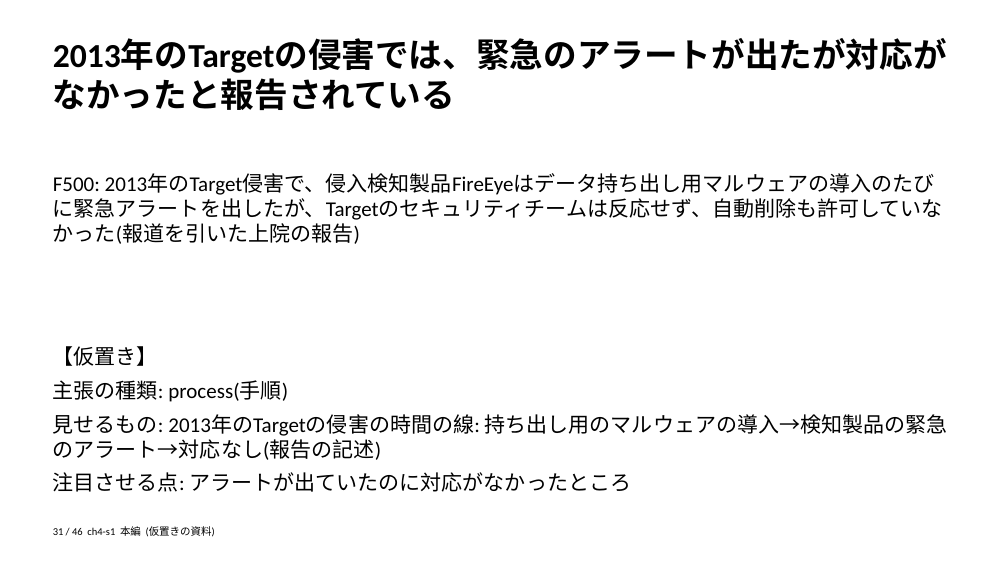
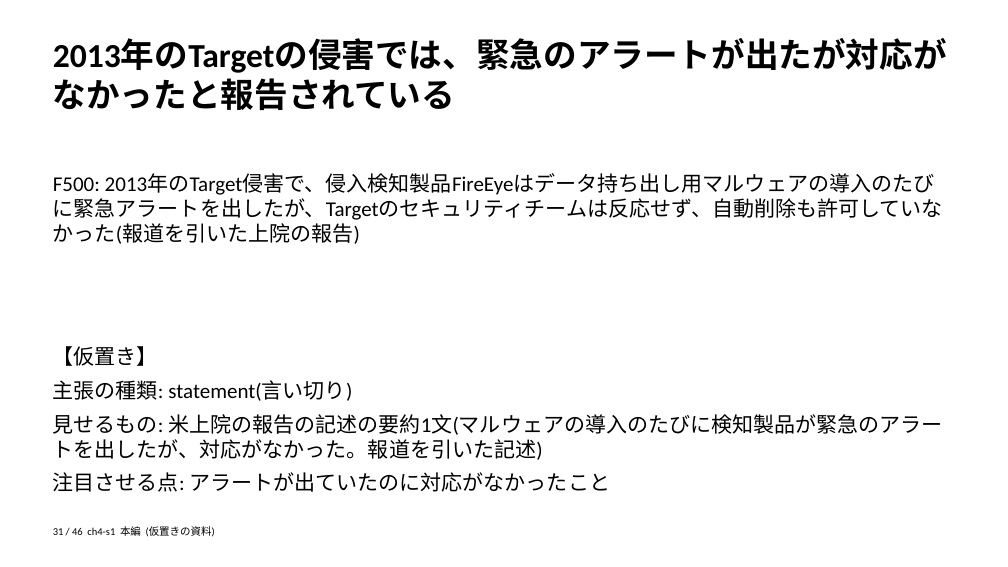
Before and after one commit to zyuuryuu/PPTX-Planner, a slide deck: slide 31 of trial/deck/preview/placeholder.pptx. Drawn at 1008x567 pixels with LibreOffice and Linux fonts; fonts in the diff are those of the drawing. Boxes give left, top, right and bottom in pixels: in the first picture for what was removed or moved away, otherwise in the second. Text is boxed around its words. In the diff, an @@ line names an element or a change of style, - is before the commit and + after.

```diff
--- a/trial/deck/preview/placeholder.pptx
+++ b/trial/deck/preview/placeholder.pptx
@@ text at (x1=53, y1=380, x2=943, y2=492): text changed @@
-主張の種類: process(手順)
-見せるもの: 2013年のTargetの侵害の時間の線: 持ち出し用のマルウェアの導入→検知製品の緊急のアラート→対応なし(報告の記述)
-注目させる点: アラートが出ていたのに対応がなかったところ
+主張の種類: statement(言い切り)
+見せるもの: 米上院の報告の記述の要約1文(マルウェアの導入のたびに検知製品が緊急のアラートを出したが、対応がなかった。報道を引いた記述)
+注目させる点: アラートが出ていたのに対応がなかったこと
```
Also in this commit, not shown: 28 other slides changed, 4 other files.
